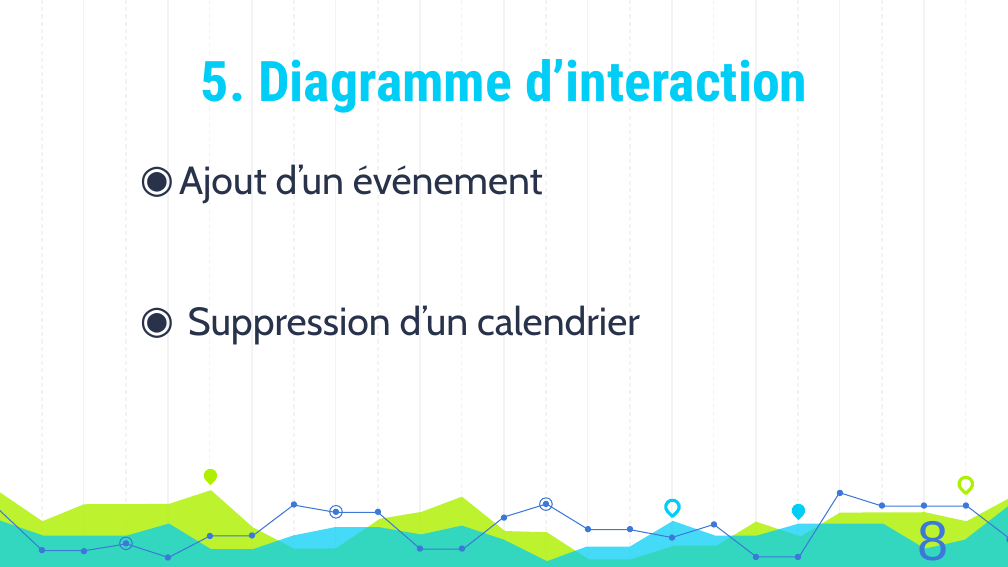
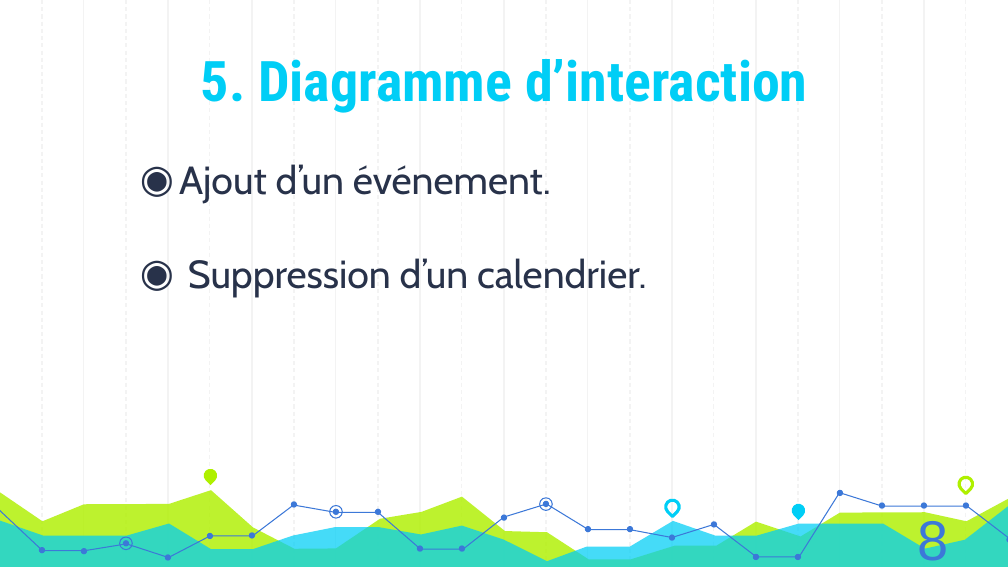
Before and after one commit to AzeddineZadir/docpfc, a slide deck: slide 11 of présentation licence 3.pptx. Drawn at 1008x567 pixels with LibreOffice and Linux fonts; fonts in the diff are those of the drawing. Boxes give left, top, right and bottom in pixels: in the first picture for what was removed or moved away, otherwise in the second. Text is boxed around its words. In the diff, an @@ line names an element or a change of style, - is before the commit and + after.

```diff
--- a/présentation licence 3.pptx
+++ b/présentation licence 3.pptx
@@ text at bbox=[179, 164, 647, 298]: text changed @@
-◉ Ajout d’un événement
-◉ Suppression d’un calendrier
+◉ Ajout d’un événement.
+◉ Suppression d’un calendrier.
```
Also in this commit, not shown: 6 other slides changed.
